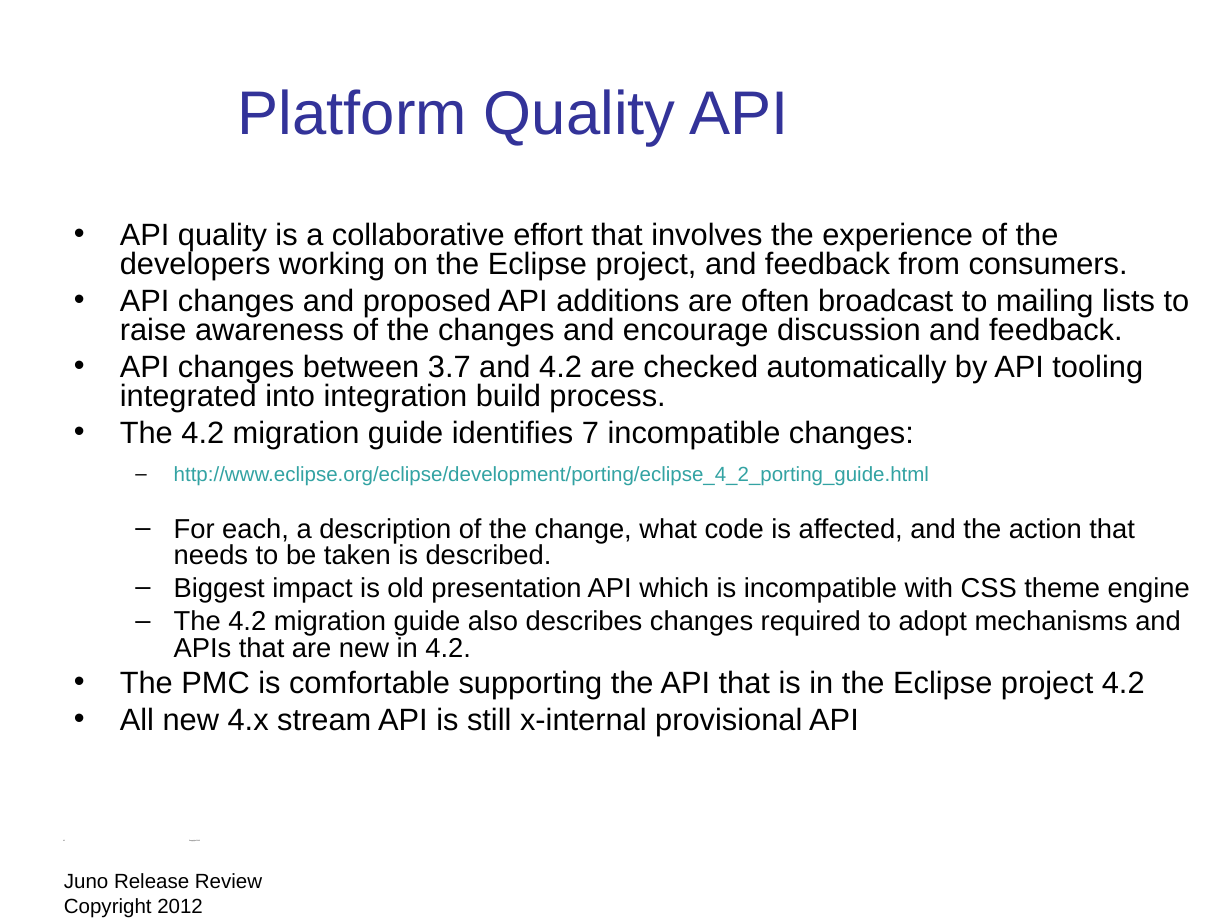
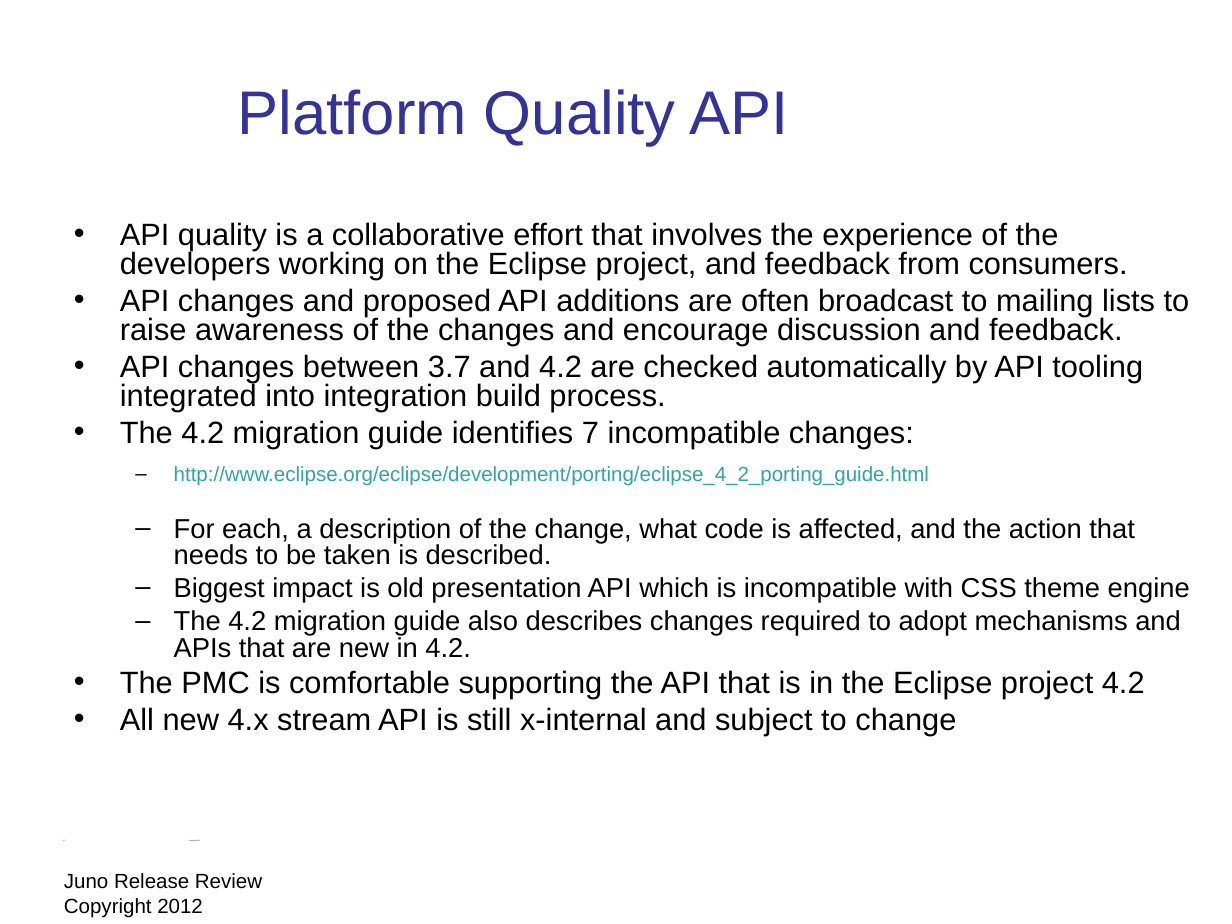
Before and after one commit to eclipse-platform/www.eclipse.org-eclipse-news, a slide deck: slide 13 of presentation/Juno-release-review/eclipse-juno-release-review.odp. Drawn at 1232x924 pixels with LibreOffice and Linux fonts; fonts in the diff are those of the drawing; background and template pictures are left out. Boxes give left, top, right and bottom in pixels: in the first picture for what was removed or moved away, otherwise in the second. Text is boxed around its words. In the diff, an @@ line names an element or a change of style, - is before the commit and + after.

```diff
--- a/presentation/Juno-release-review/eclipse-juno-release-review.odp
+++ b/presentation/Juno-release-review/eclipse-juno-release-review.odp
@@ text at (x1=120, y1=707, x2=956, y2=735): text changed @@
-• All new 4.x stream API is still x-internal provisional API
+• All new 4.x stream API is still x-internal and subject to change
```
Also in this commit, not shown: 13 other slides changed, 1 other file.
